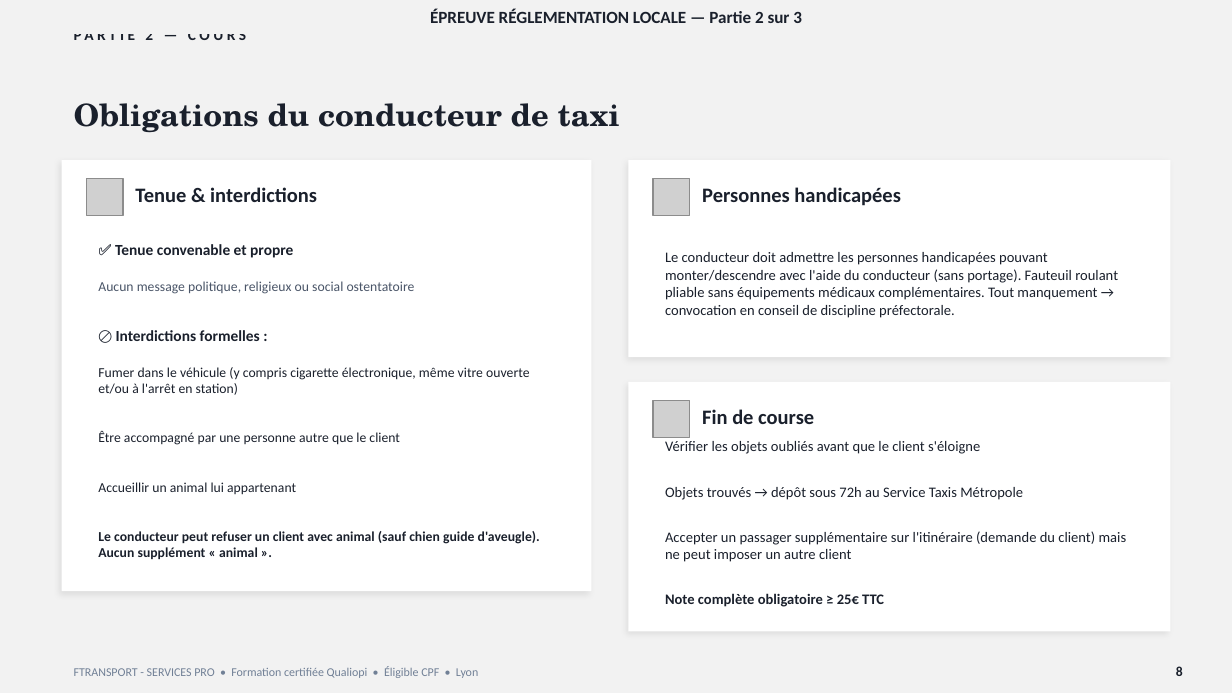
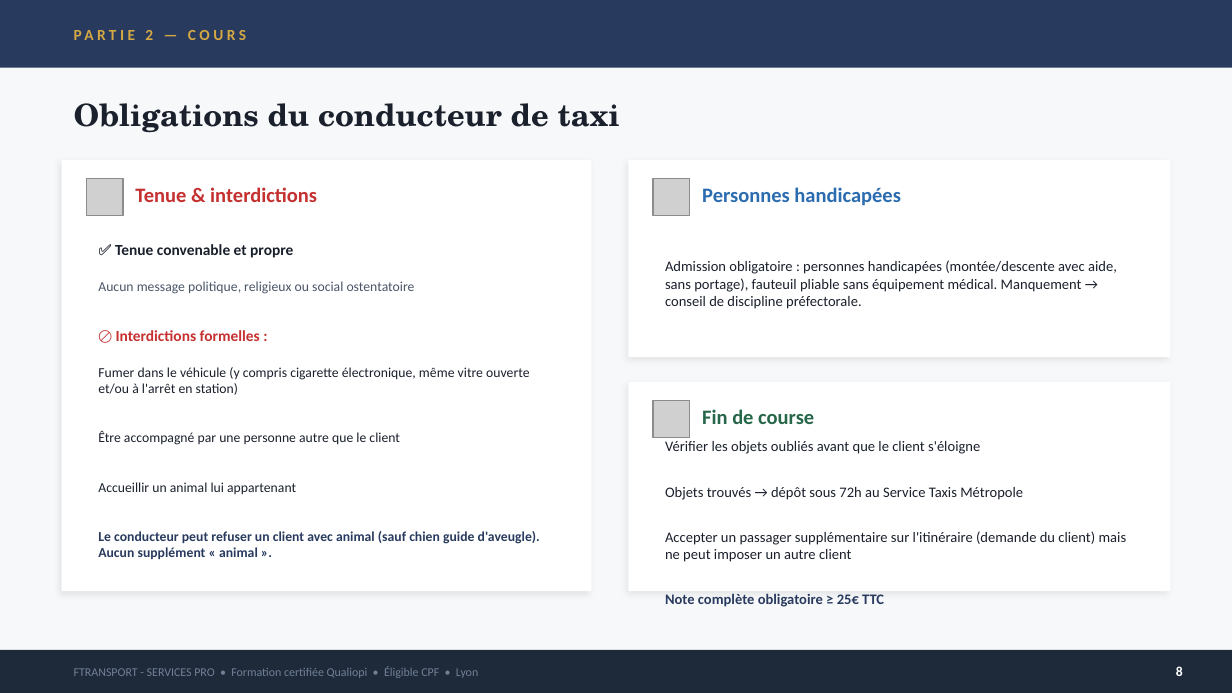
Before and after one commit to nanouf69/insight-learn-manage, a slide deck: slide 8 of public/cours/vtc/F_Locale_2.pptx. Drawn at 1232x693 pixels with LibreOffice and Linux fonts; fonts in the diff are those of the drawing; grey boxes stand for pictures. Boxes give left, top, right and bottom in pixels: in the first picture for what was removed or moved away, otherwise in the second. Text is boxed around its words. In the diff, an @@ line names an element or a change of style, - is before the commit and + after.

```diff
--- a/public/cours/vtc/F_Locale_2.pptx
+++ b/public/cours/vtc/F_Locale_2.pptx
@@ background #F2F2F2 to #F7F8FA @@
@@ rectangle added at <box>0,0,1232,68</box>, fill #283A5E @@
@@ text "PARTIE 2 — COURS" at <box>145,30,153,40</box>: text colour #1A202C to #D4A843 @@
@@ text removed at <box>430,9,802,23</box> @@
-ÉPREUVE RÉGLEMENTATION LOCALE — Partie 2 sur 3
@@ text "Tenue & interdictions" at <box>135,187,317,202</box>: text colour #1A202C to #C53030 @@
@@ text "Personnes handicapées" at <box>702,187,901,206</box>: text colour #1A202C to #2B6CB0 @@
@@ text at <box>665,260,1117,309</box>: text changed @@
-Le conducteur doit admettre les personnes handicapées pouvant monter/descendre avec l'aide du conducteur (sans portage). Fauteuil roulant pliable sans équipements médicaux complémentaires. Tout manquement → convocation en conseil de discipline préfectorale.
+Admission obligatoire : personnes handicapées (montée/descente avec aide, sans portage), fauteuil pliable sans équipement médical. Manquement → conseil de discipline préfectorale.
@@ text at <box>98,330,540,559</box>: text colour #1A202C to #C53030 in "🚫 Interdictions formelles :"; text colour #1A202C to #283A5E in "Le conducteur peut refuser un client avec ..." @@
@@ rectangle: place and size @@
-rectangle at <box>628,382,1170,631</box>
+rectangle at <box>628,382,1170,591</box>
@@ text "Fin de course" at <box>702,409,814,424</box>: text colour #1A202C to #276749 @@
@@ text at <box>665,593,884,607</box>: text colour #1A202C to #283A5E in "Note complète obligatoire ≥ 25€ TTC" @@
@@ rectangle at <box>0,650,1232,693</box>: fill #F2F2F2 to #1E2A3A @@
@@ text "8" at <box>1176,666,1183,676</box>: text colour #1A202C to #FFFFFF @@
```
Also in this commit, not shown: 13 other slides changed, 3 other files.
